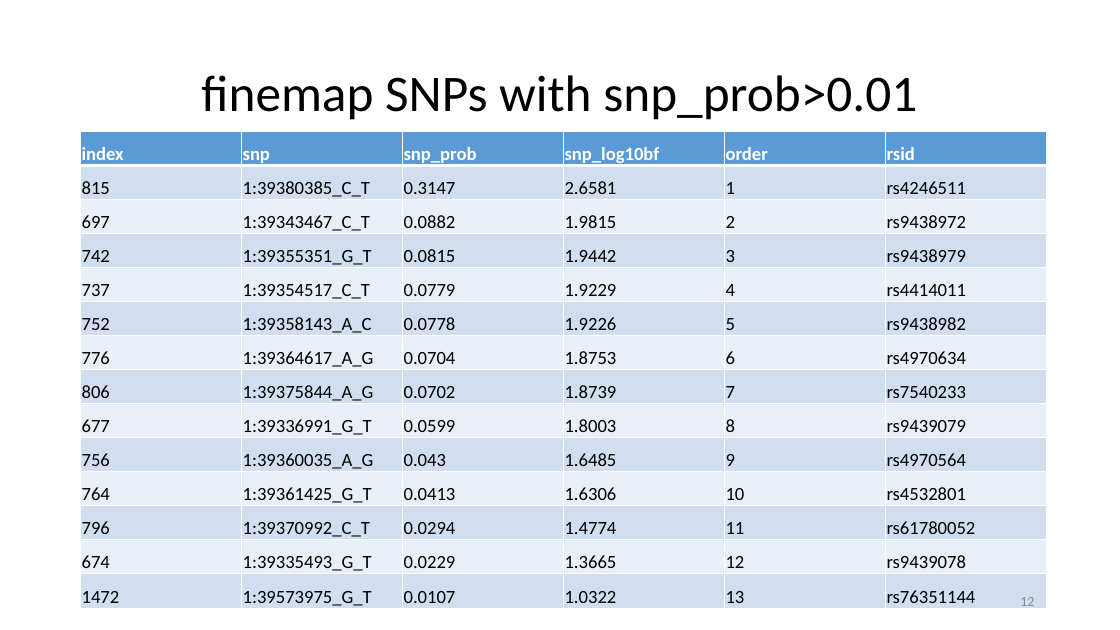
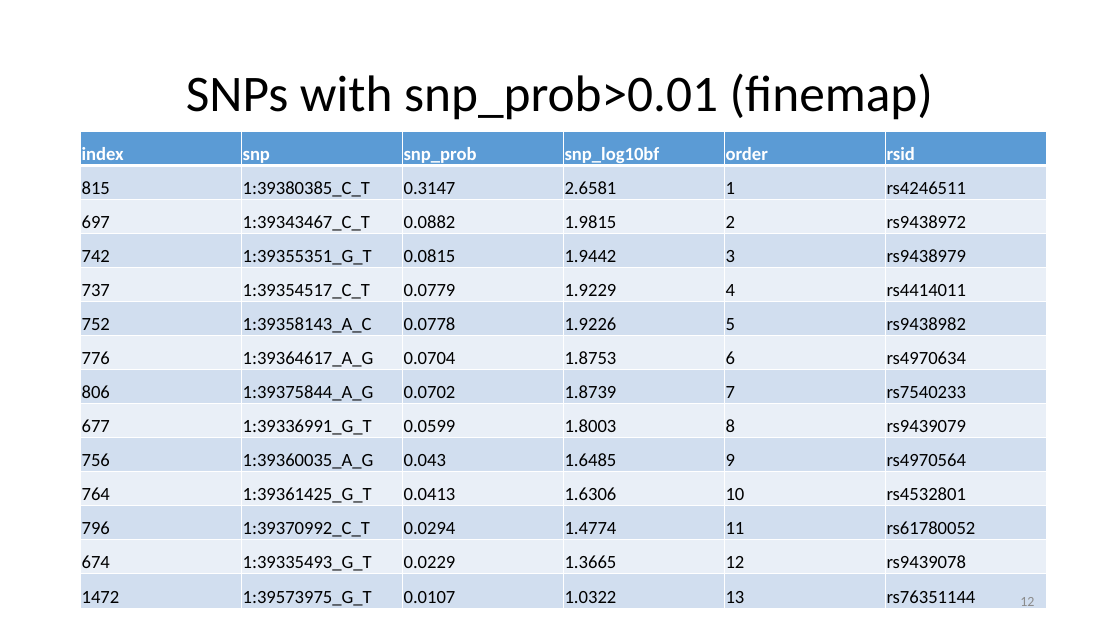
Before and after one commit to jinghuazhao/FM-pipeline, a slide deck: slide 12 of README.pptx. Drawn at 1120x630 pixels with LibreOffice and Linux fonts; fonts in the diff are those of the drawing. Boxes give left, top, right and bottom in pixels: in the first picture for what was removed or moved away, otherwise in the second. Text is boxed around its words. In the diff, an @@ line names an element or a change of style, - is before the commit and + after.

```diff
--- a/README.pptx
+++ b/README.pptx
@@ title at [186,73,933,120]: text changed @@
-finemap SNPs with snp_prob>0.01
+SNPs with snp_prob>0.01 (finemap)
```
Also in this commit, not shown: 3 other slides changed.
